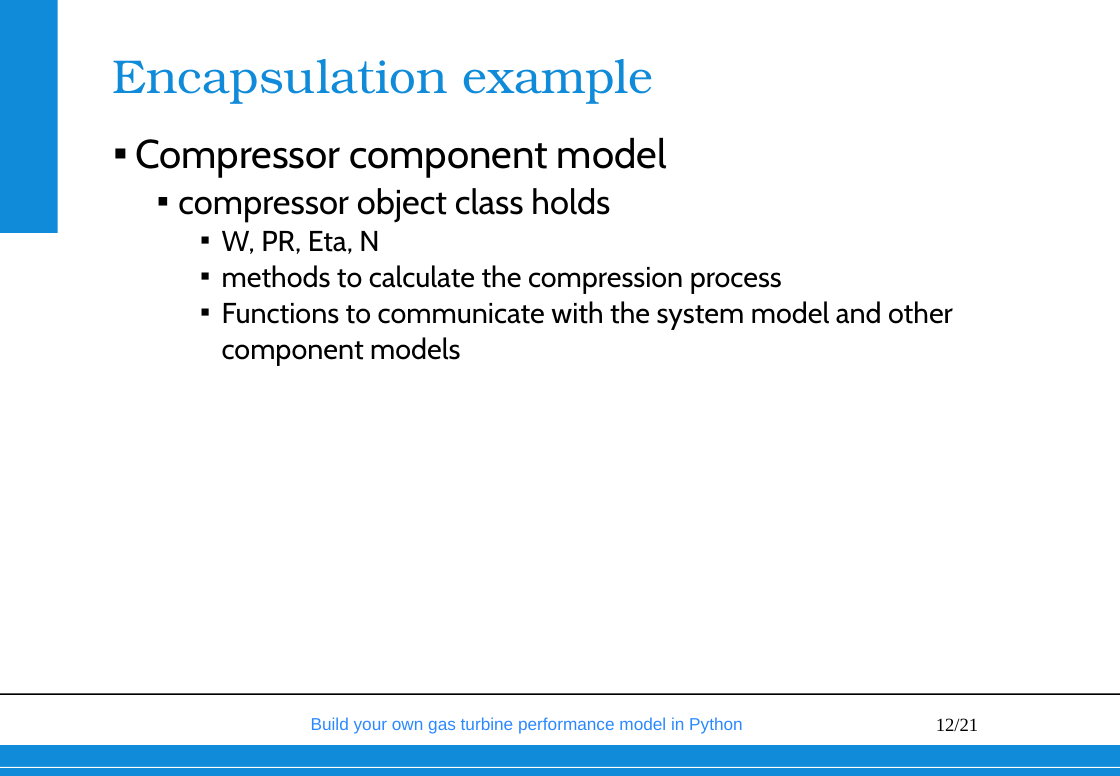
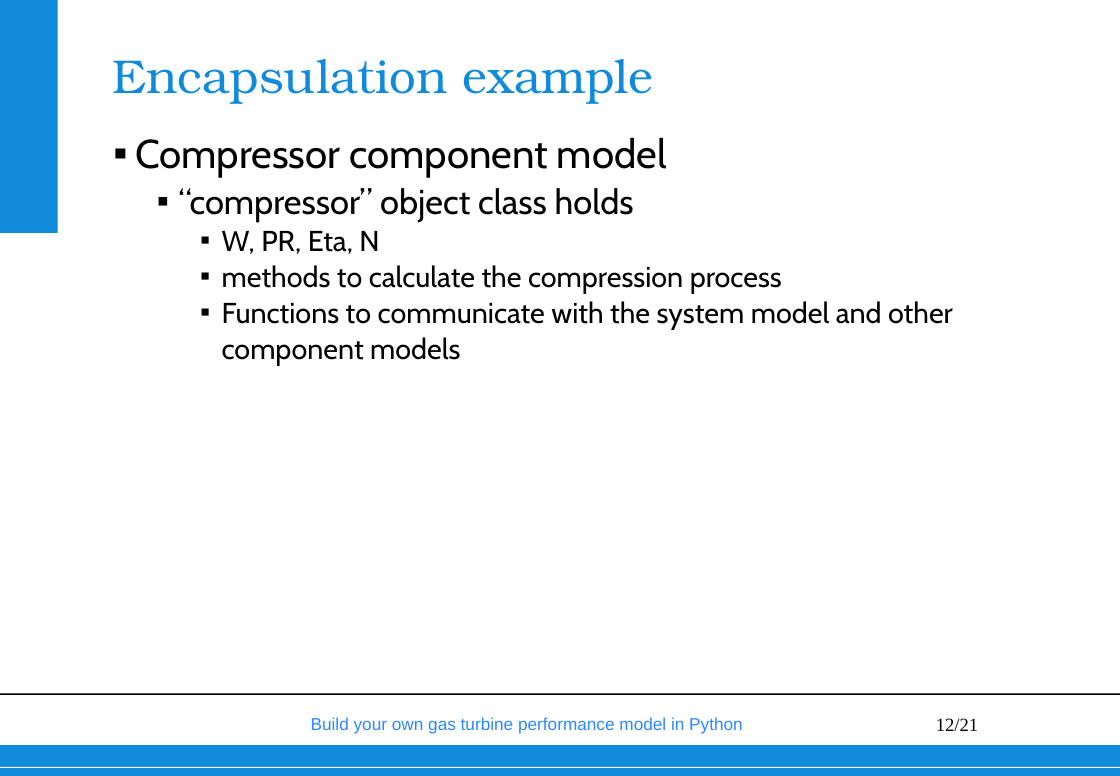
Before and after one commit to wvisser1958/GSPy, a slide deck: slide 12 of doc/Build your own gas turbine performance model from scratch.pptx. Drawn at 1120x776 pixels with LibreOffice and Linux fonts; fonts in the diff are those of the drawing; background and template pictures are left out. Boxes give left, top, right and bottom in pixels: in the first picture for what was removed or moved away, otherwise in the second. Text is boxed around its words. In the diff, an @@ line names an element or a change of style, - is before the commit and + after.

```diff
--- a/doc/Build your own gas turbine performance model from scratch.pptx
+++ b/doc/Build your own gas turbine performance model from scratch.pptx
@@ text at bbox=[178, 188, 634, 222]: text changed @@
-  ▪ compressor object class holds
+  ▪ “compressor” object class holds
```
Also in this commit, not shown: 7 other slides changed.
